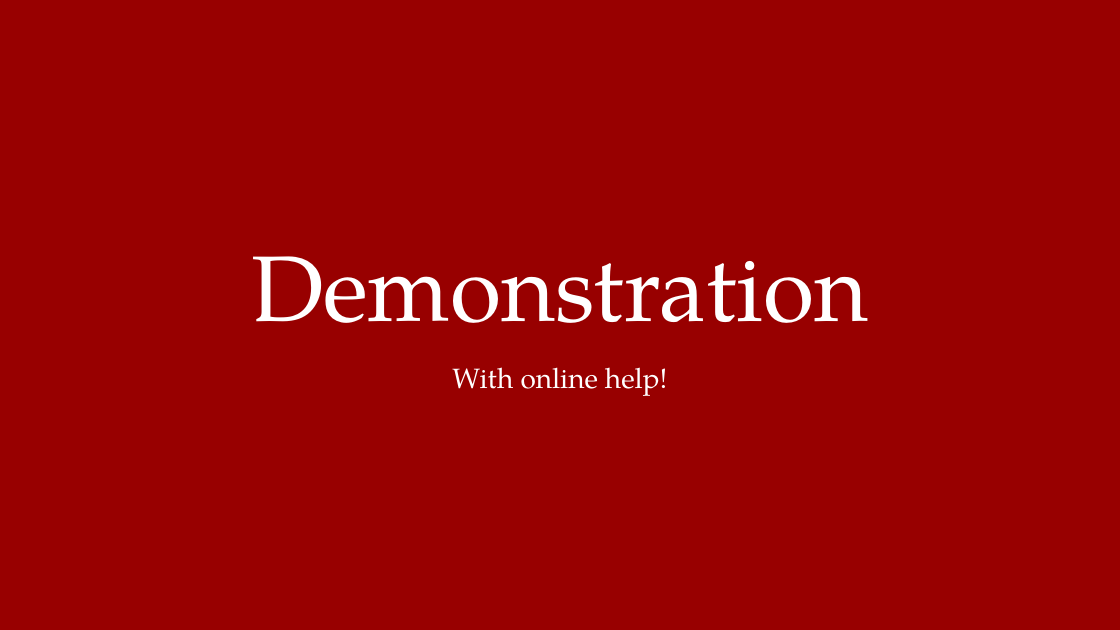
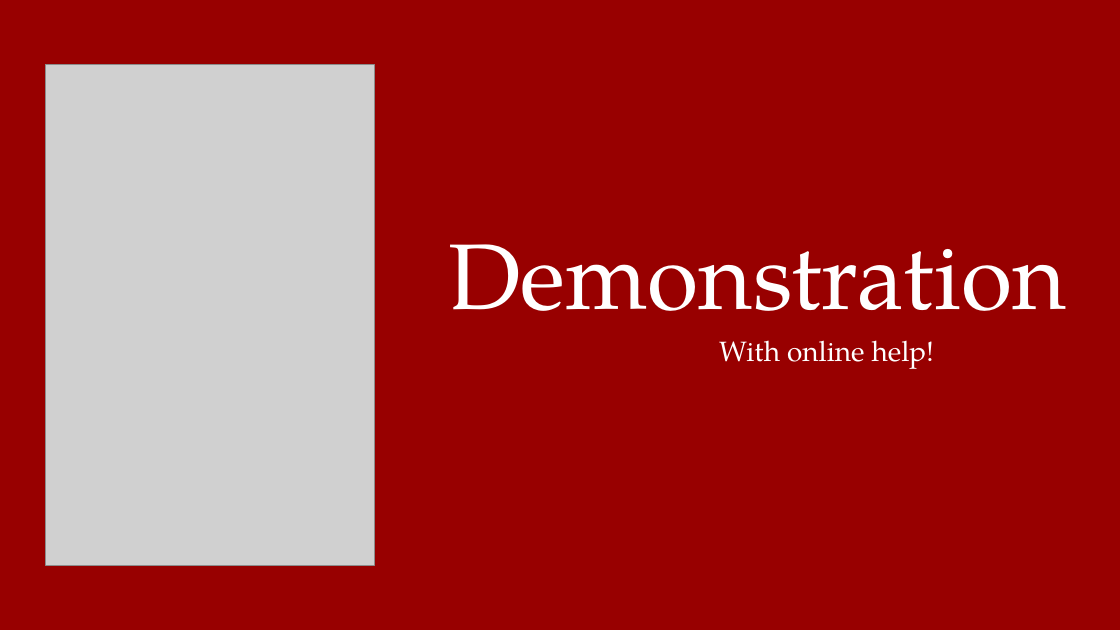
Before and after one commit to KnightBites/KnightBites-Project, a slide deck: slide 3 of KnightBites Presentation.pptx. Drawn at 1120x630 pixels with LibreOffice and Linux fonts; fonts in the diff are those of the drawing; grey boxes stand for pictures. Boxes give left, top, right and bottom in pixels: in the first picture for what was removed or moved away, otherwise in the second. Text is boxed around its words. In the diff, an @@ line names an element or a change of style, - is before the commit and + after.

```diff
--- a/KnightBites Presentation.pptx
+++ b/KnightBites Presentation.pptx
@@ picture added at (46,65,375,566) @@
@@ title "Demonstration" rewrapped from (251,256,869,323) to (448,244,1066,344) @@
@@ text "With online help!": place and size @@
-text "With online help!" at (452,367,667,396)
+text "With online help!" at (719,340,934,369)
```
Also in this commit, not shown: 5 other slides changed, 3 slides added, 4 slides removed.
